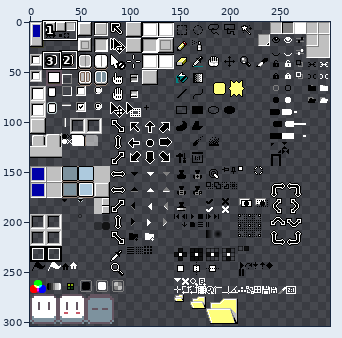
Sprite sheet -- Aseprite 95/sheet.png. The picture above shows the old version from afar; the outline marks the close-up.
Close-up. As it was:
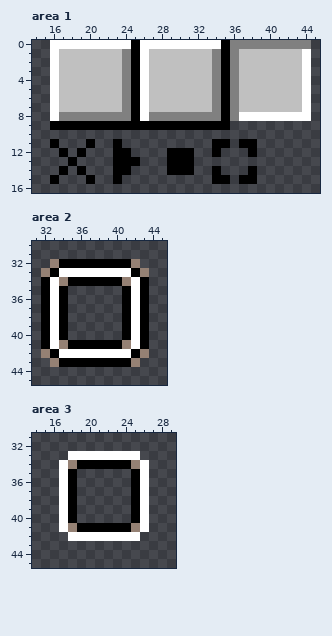
The file is 300x304 pixels. Pixels under 10% opacity are left out. Colours within 5 levels of each other are drawn and written as one. Shown: area 1: x 14..45, y 0..16; area 2: x 31..45, y 30..45; area 3: x 14..29, y 31..45. The commit also changed other parts of the picture, which this record leaves out.
After:
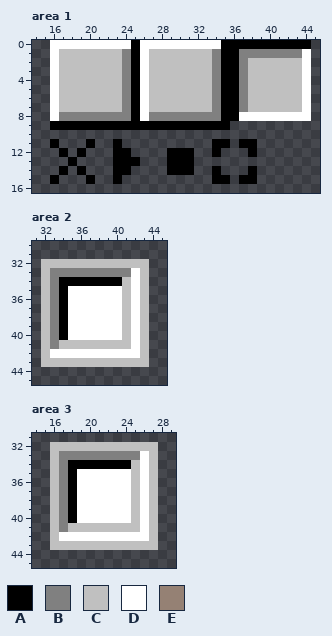
Palette (. is transparent): A #000000  B #808080  C #c0c0c0  D #ffffff  E #958174
Difference:
{"where": "area 1"}
{"y":0,"x":36,"old":"BBBBBBBBB","new":"AAAAAAAAA"}
{"y":1,"x":36,"old":"BCCCCCCC","new":"ABBBBBBB"}
{"y":2,"x":36,"old":"BC","new":"AB"}
{"y":3,"x":36,"old":"BC","new":"AB"}
{"y":4,"x":36,"old":"BC","new":"AB"}
{"y":5,"x":36,"old":"BC","new":"AB"}
{"y":6,"x":36,"old":"BC","new":"AB"}
{"y":7,"x":36,"old":"BC","new":"AB"}
{"y":8,"x":36,"old":"B","new":"A"}
{"where": "area 2"}
{"y":32,"x":32,"old":".EAAAAAAAAE.","new":"CCCCCCCCCCCC"}
{"y":33,"x":32,"old":"EADDDDDDDDAE","new":"CBBBBBBBBBDC"}
{"y":34,"x":32,"old":"ADE","new":"CBA"}
{"y":34,"x":41,"old":"E","new":"C"}
{"y":34,"x":43,"old":"A","new":"C"}
{"y":35,"x":32,"old":"AD","new":"CB"}
{"y":35,"x":35,"old":"......A","new":"DDDDDDC"}
{"y":35,"x":43,"old":"A","new":"C"}
{"y":36,"x":32,"old":"AD","new":"CB"}
{"y":36,"x":35,"old":"......A","new":"DDDDDDC"}
{"y":36,"x":43,"old":"A","new":"C"}
{"y":37,"x":32,"old":"AD","new":"CB"}
{"y":37,"x":35,"old":"......A","new":"DDDDDDC"}
{"y":37,"x":43,"old":"A","new":"C"}
{"y":38,"x":32,"old":"AD","new":"CB"}
{"y":38,"x":35,"old":"......A","new":"DDDDDDC"}
{"y":38,"x":43,"old":"A","new":"C"}
{"y":39,"x":32,"old":"AD","new":"CB"}
{"y":39,"x":35,"old":"......A","new":"DDDDDDC"}
{"y":39,"x":43,"old":"A","new":"C"}
{"y":40,"x":32,"old":"AD","new":"CB"}
{"y":40,"x":35,"old":"......A","new":"DDDDDDC"}
{"y":40,"x":43,"old":"A","new":"C"}
{"y":41,"x":32,"old":"ADEAAAAAAE","new":"CBCCCCCCCC"}
{"y":41,"x":43,"old":"A","new":"C"}
{"y":42,"x":32,"old":"EA","new":"CD"}
{"y":42,"x":42,"old":"AE","new":"DC"}
{"y":43,"x":32,"old":".EAAAAAAAAE.","new":"CCCCCCCCCCCC"}
{"where": "area 3"}
{"y":32,"x":16,"old":"............","new":"CCCCCCCCCCCC"}
{"y":33,"x":16,"old":"..DDDDDDDD..","new":"CBBBBBBBBBDC"}
{"y":34,"x":16,"old":".DE","new":"CBA"}
{"y":34,"x":25,"old":"E","new":"C"}
{"y":34,"x":27,"old":".","new":"C"}
{"y":35,"x":16,"old":".D","new":"CB"}
{"y":35,"x":19,"old":"......A","new":"DDDDDDC"}
{"y":35,"x":27,"old":".","new":"C"}
{"y":36,"x":16,"old":".D","new":"CB"}
{"y":36,"x":19,"old":"......A","new":"DDDDDDC"}
{"y":36,"x":27,"old":".","new":"C"}
{"y":37,"x":16,"old":".D","new":"CB"}
{"y":37,"x":19,"old":"......A","new":"DDDDDDC"}
{"y":37,"x":27,"old":".","new":"C"}
{"y":38,"x":16,"old":".D","new":"CB"}
{"y":38,"x":19,"old":"......A","new":"DDDDDDC"}
{"y":38,"x":27,"old":".","new":"C"}
{"y":39,"x":16,"old":".D","new":"CB"}
{"y":39,"x":19,"old":"......A","new":"DDDDDDC"}
{"y":39,"x":27,"old":".","new":"C"}
{"y":40,"x":16,"old":".D","new":"CB"}
{"y":40,"x":19,"old":"......A","new":"DDDDDDC"}
{"y":40,"x":27,"old":".","new":"C"}
{"y":41,"x":16,"old":".DEAAAAAAE","new":"CBCCCCCCCC"}
{"y":41,"x":27,"old":".","new":"C"}
{"y":42,"x":16,"old":"..","new":"CD"}
{"y":42,"x":26,"old":"..","new":"DC"}
{"y":43,"x":16,"old":"............","new":"CCCCCCCCCCCC"}
